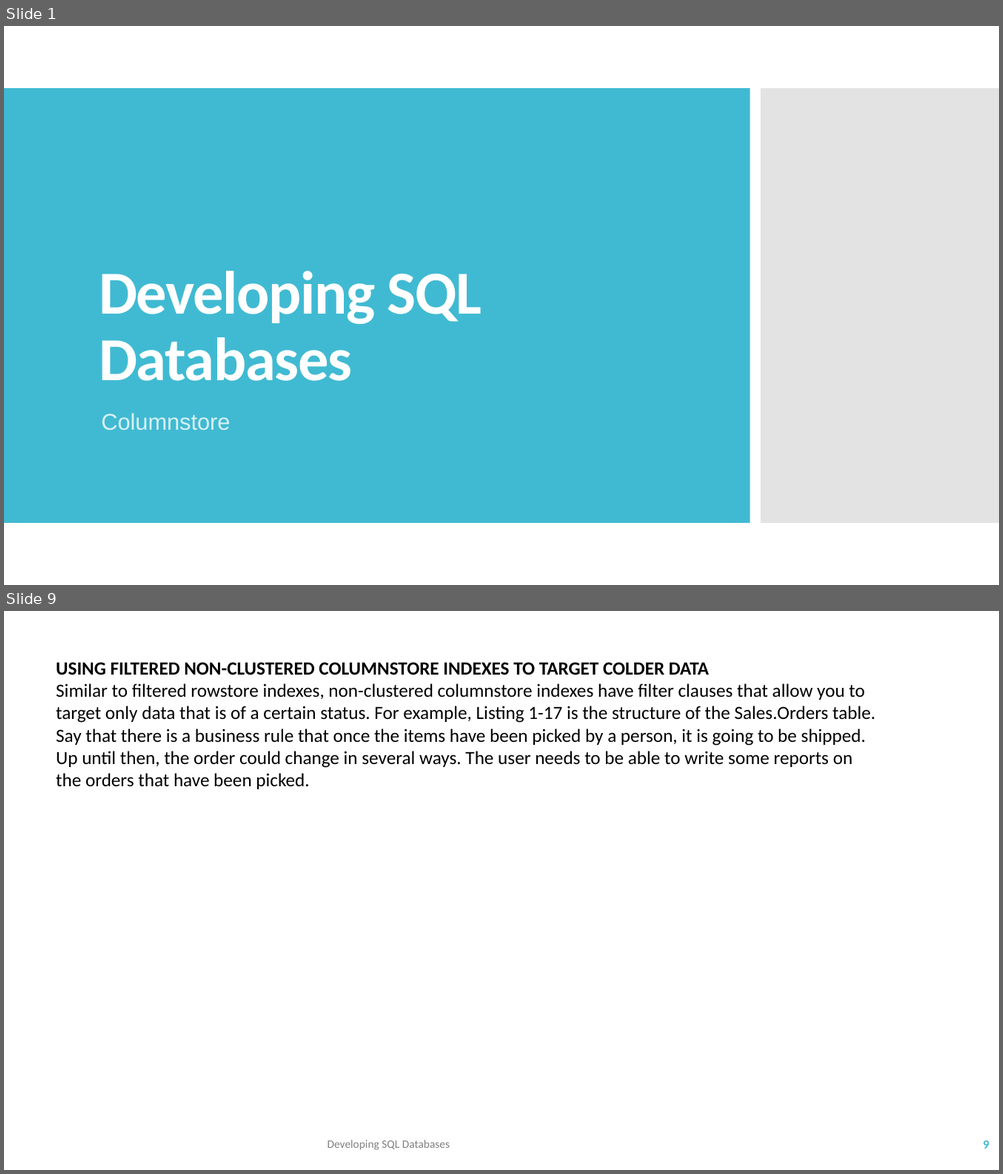
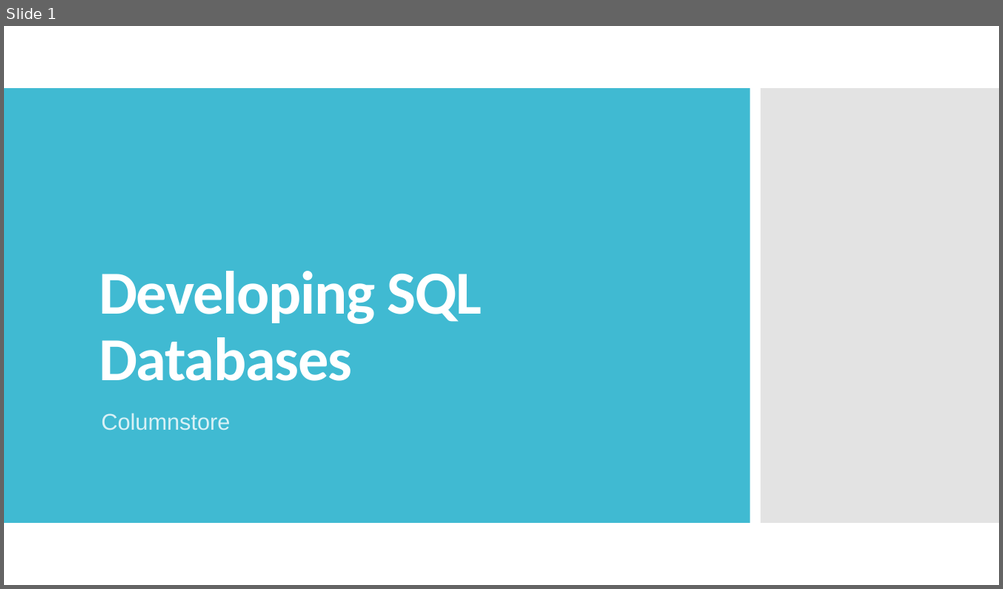
Before and after one commit to TKostyrka/70762DevSQLDB, a slide deck: DEVSQL_05_ColumnStoreIndex/DEVSQL_05_Columnstore.pptx. Shown one above the other, each under a label of ours: slides 1 and 9 before the commit, slide 1 after it; the slides between them are not shown. The pictures are 1003x1174 and 1003x589 pixels, drawn with LibreOffice and Linux fonts; fonts in the diff are those of the drawing. Boxes give left, top, right and bottom in pixels: in the first picture for what was removed or moved away, otherwise in the second. Text is boxed around its words. In the diff, an @@ line names an element or a change of style, - is before the commit and + after.

```diff
--- a/DEVSQL_05_ColumnStoreIndex/DEVSQL_05_Columnstore.pptx
+++ b/DEVSQL_05_ColumnStoreIndex/DEVSQL_05_Columnstore.pptx
@@ slide 9 removed at <box>4,611,999,1170</box>, background #FFFFFF @@
@@ text removed at <box>56,662,875,789</box> @@
-USING FILTERED NON-CLUSTERED COLUMNSTORE INDEXES TO TARGET COLDER DATA
-Similar to filtered rowstore indexes, non-clustered columnstore indexes have filter clauses that allow you to target only data that is of a certain status. For example, Listing 1-17 is the structure of the Sales.Orders table. Say that there is a business rule that once the items have been picked by a person, it is going to be shipped. Up until then, the order could change in several ways. The user needs to be able to write some reports on the orders that have been picked.
@@ text removed at <box>327,1140,449,1150</box> @@
-Developing SQL Databases
@@ page number removed at <box>982,1141,988,1149</box> @@
-9
```
Also in this commit, not shown: 8 slides changed, 3 slides added, 12 other files.
